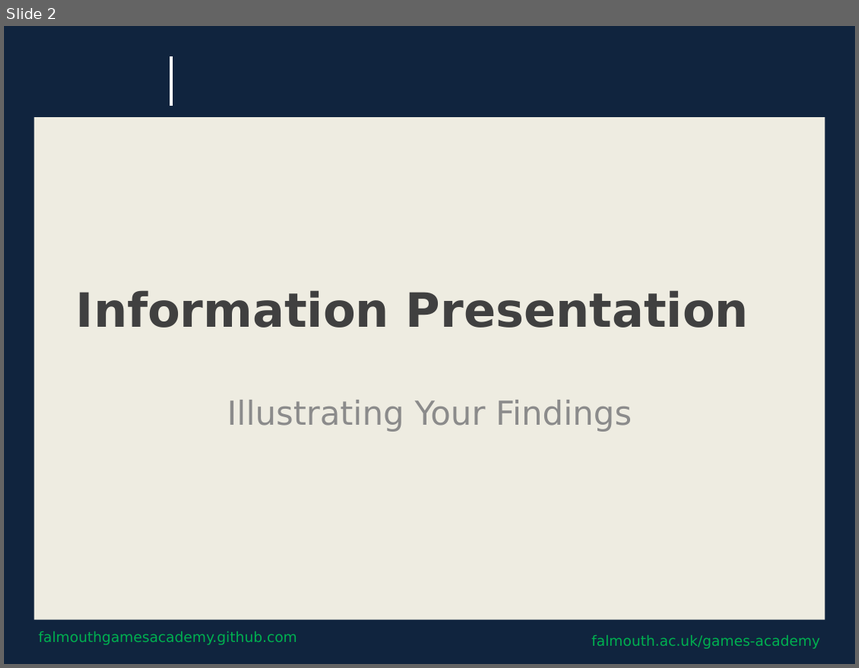
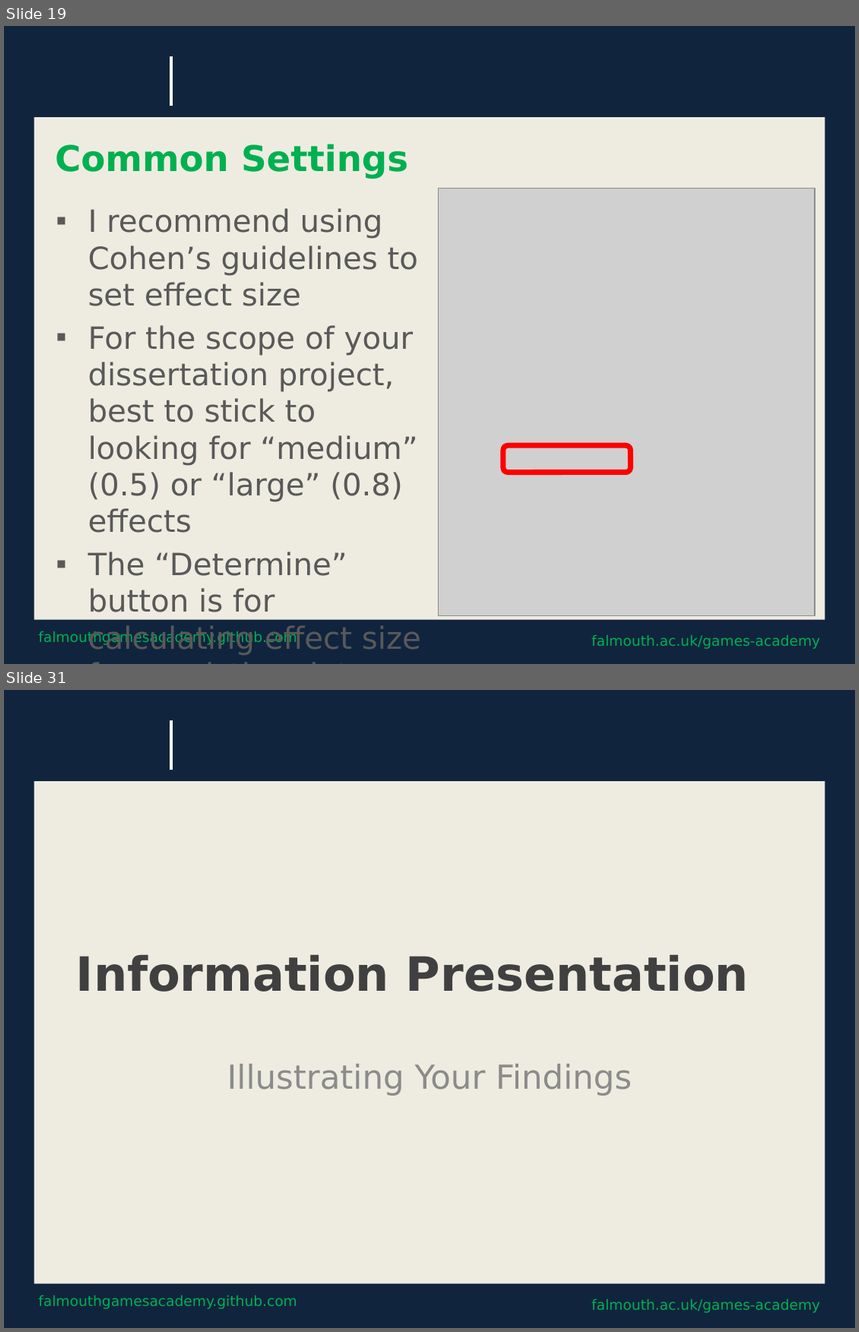
Before and after one commit to Falmouth-Games-Academy/bsc-course-materials, a slide deck: COMP320/10/2019-20-COMP320-10-session-materials.pptx. Shown one above the other, each under a label of ours: slide 2 before the commit, slides 19 and 31 after it; the slides between them are not shown. The pictures are 859x668 and 859x1332 pixels, drawn with LibreOffice and Linux fonts; fonts in the diff are those of the drawing; grey boxes stand for pictures; background and template pictures are left out. Boxes give left, top, right and bottom in pixels: in the first picture for what was removed or moved away, otherwise in the second. Text is boxed around its words. In the diff, an @@ line names an element or a change of style, - is before the commit and + after.

```diff
--- a/COMP320/10/2019-20-COMP320-10-session-materials.pptx
+++ b/COMP320/10/2019-20-COMP320-10-session-materials.pptx
@@ slide 19 added at [4,26,855,664], background #0F243E; not listed: 4 template elements that a slide beside it also shows @@
@@ title added at [55,144,408,179], 30 pt, text #00B050, bold @@
+Common Settings
@@ picture added at [439,189,815,616] @@
@@ text added at [88,208,421,655], 25.9 pt, text #595959 @@
+▪ I recommend using Cohen’s guidelines to set effect size
+▪ For the scope of your dissertation project, best to stick to looking for “medium” (0.5) or “large” (0.8) effects
+▪ The “Determine” button is for calculating effect size from existing data
@@ rounded rectangle added at [503,446,631,472], outline #FF0000 4.5 pt @@
@@ what was slide 2 is now slide 31 @@
```
Also in this commit, not shown: 28 other slides added, 2 other files.
